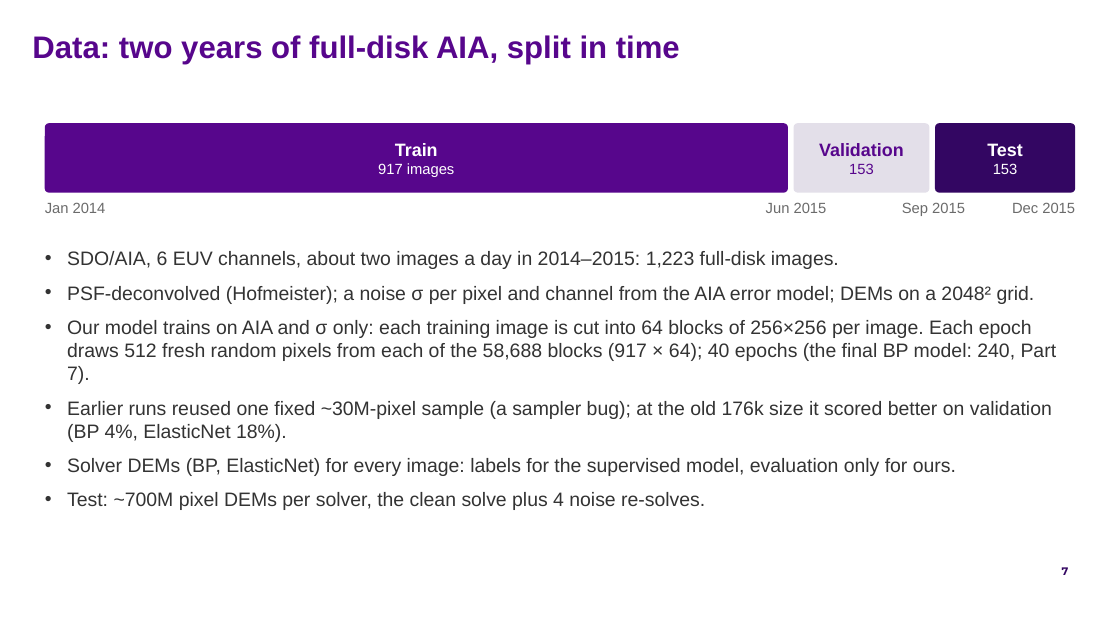
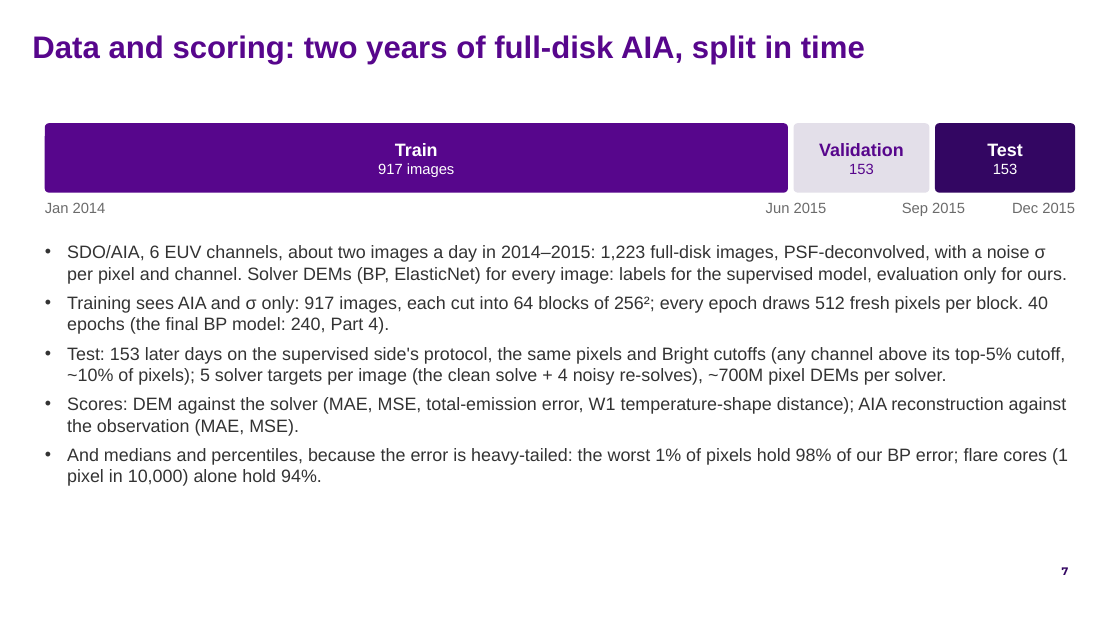
Before and after one commit to FruitPnchSamuraiG/solar-dem-inversion, a slide deck: slide 7 of slides/DEM_deck_v2.pptx. Drawn at 1120x630 pixels with LibreOffice and Linux fonts; fonts in the diff are those of the drawing; background and template pictures are left out. Boxes give left, top, right and bottom in pixels: in the first picture for what was removed or moved away, otherwise in the second. Text is boxed around its words. In the diff, an @@ line names an element or a change of style, - is before the commit and + after.

```diff
--- a/slides/DEM_deck_v2.pptx
+++ b/slides/DEM_deck_v2.pptx
@@ text at <box>32,35,865,64</box>: text changed @@
-Data: two years of full-disk AIA, split in time
+Data and scoring: two years of full-disk AIA, split in time
@@ text at <box>67,245,1068,486</box>: text changed; size 12.5 to 11.5 pt @@
-• SDO/AIA, 6 EUV channels, about two images a day in 2014–2015: 1,223 full-disk images.
-• PSF-deconvolved (Hofmeister); a noise σ per pixel and channel from the AIA error model; DEMs on a 2048² grid.
-• Our model trains on AIA and σ only: each training image is cut into 64 blocks of 256×256 per image. Each epoch draws 512 fresh random pixels from each of the 58,688 blocks (917 × 64); 40 epochs (the final BP model: 240, Part 7).
-• Earlier runs reused one fixed ~30M-pixel sample (a sampler bug); at the old 176k size it scored better on validation (BP 4%, ElasticNet 18%).
-• Solver DEMs (BP, ElasticNet) for every image: labels for the supervised model, evaluation only for ours.
-• Test: ~700M pixel DEMs per solver, the clean solve plus 4 noise re-solves.
+• SDO/AIA, 6 EUV channels, about two images a day in 2014–2015: 1,223 full-disk images, PSF-deconvolved, with a noise σ per pixel and channel. Solver DEMs (BP, ElasticNet) for every image: labels for the supervised model, evaluation only for ours.
+• Training sees AIA and σ only: 917 images, each cut into 64 blocks of 256²; every epoch draws 512 fresh pixels per block. 40 epochs (the final BP model: 240, Part 4).
+• Test: 153 later days on the supervised side's protocol, the same pixels and Bright cutoffs (any channel above its top-5% cutoff, ~10% of pixels); 5 solver targets per image (the clean solve + 4 noisy re-solves), ~700M pixel DEMs per solver.
+• Scores: DEM against the solver (MAE, MSE, total-emission error, W1 temperature-shape distance); AIA reconstruction against the observation (MAE, MSE).
+• And medians and percentiles, because the error is heavy-tailed: the worst 1% of pixels hold 98% of our BP error; flare cores (1 pixel in 10,000) alone hold 94%.
```
Also in this commit, not shown: 10 other slides changed, 3 slides added, 3 slides removed, 6 other files.
